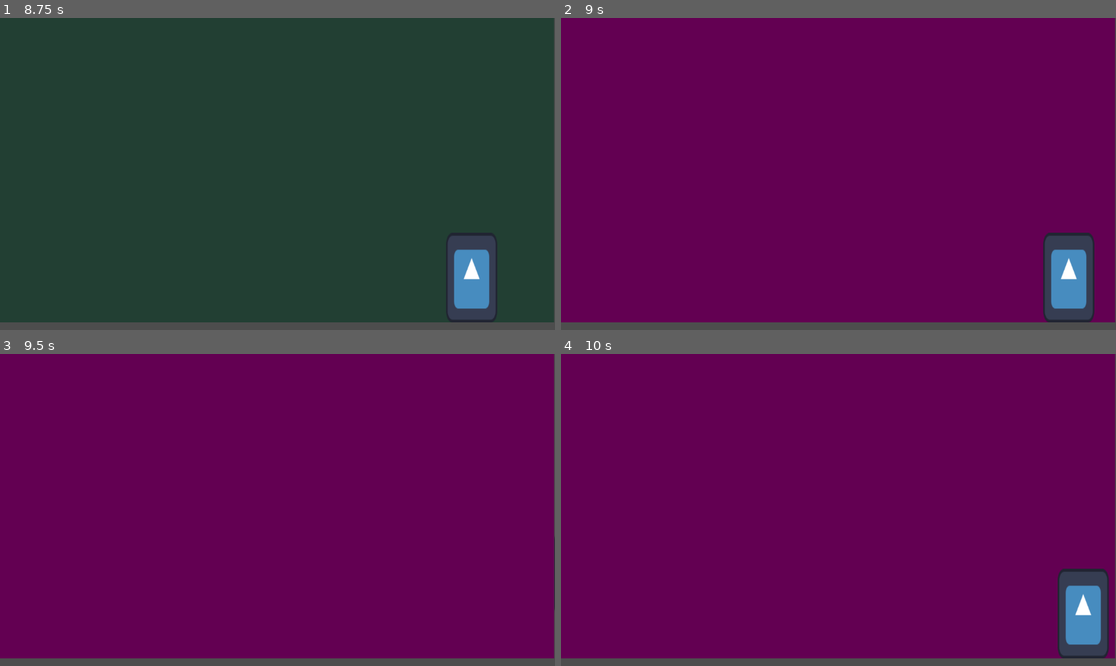
Above: before the commit, frames 1-4 (two rows, left to right).
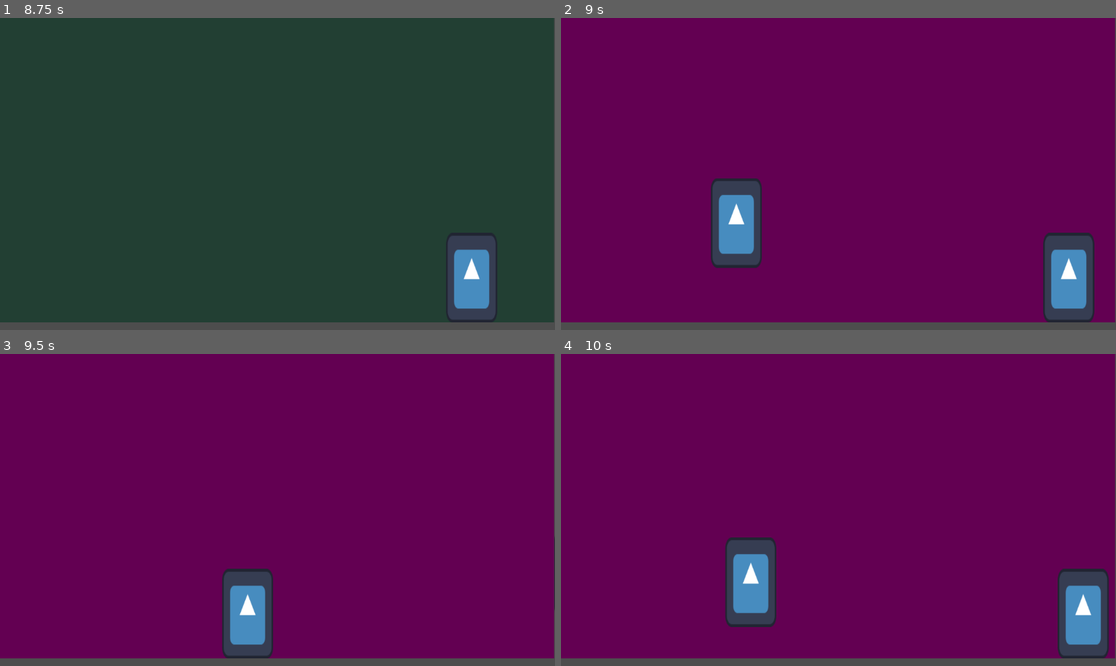
Above: after the commit, the same moments.

Repository: ezemllerwu-ship-it/taggFRFR
Game: Godot game, scene res://scene/room_manager.tscn
Two runs of this game, one before a commit and one after it. Both use one fixed random seed, a clock stepped at 60 frames per second and the inputs below. The engine's default icon, where the game draws it, is replaced by a stand-in: a white triangle on a blue panel in a dark square.
Inputs:
- Up to frame 1 (8.75 s): tap Enter (ui_accept) at 0.5, 0.77, 1.52, 3.02, 3.77, 4.52, 6.02, 6.77, 7.52 s; hold Right (ui_right) 0.53-2.03 s; hold Left (ui_left) 2.03-2.78 s; hold Right (ui_right) 2.78-4.28 s; hold Left (ui_left) 4.28-5.03 s; hold Right (ui_right) 5.03-5.78 s; hold Left (ui_left) 5.78-7.28 s; hold Right (ui_right) from 7.28 s (still down)
- Up to frame 2 (9 s): keep holding Right (ui_right)
- Up to frame 3 (9.5 s): keep holding Right (ui_right); tap Enter (ui_accept) at 9.02 s
- Up to frame 4 (10 s): release Right (ui_right) at 9.53 s; hold Left (ui_left) from 9.53 s (still down); tap Enter (ui_accept) at 9.77 s

Frame 1 is identical in both runs. In frame 2, 2.6% of the frame differs, in the area x 27-37%, y 51-81%; in frame 3, 2.6%; in frame 4, 2.6%, in the area x 29-39%, y 58-88%.
Error before the commit: Cannot call method 'queue_free' on a null value. (res://script/room_1.gd:18)

Commit message:
night night

Diff:
--- a/tag#/scene/room_2.tscn
+++ b/tag#/scene/room_2.tscn
@@ -16,4 +16,4 @@
 shape = SubResource("WorldBoundaryShape2D_kx5kc")
 
 [node name="Marker2D" type="Marker2D" parent="."]
-position = Vector2(588, 310)
+position = Vector2(364, 375)
--- a/tag#/script/room_1.gd
+++ b/tag#/script/room_1.gd
@@ -14,6 +14,5 @@
 	pass
 
 func _on_leve_body_entered(body: Node2D) -> void:
+	queue_free()
 	room_manager.spawn_room()
-	$player.queue_free()
-	room_manager.spawn_player()
--- a/tag#/script/room_manager.gd
+++ b/tag#/script/room_manager.gd
@@ -11,14 +11,13 @@
 func _ready() -> void:
 	wanted_room = room_1
 	spawn_room()
-	spawn_player()
 
 func spawn_room():
+	var children = get_children()
 	var top_node = $"."
 	var room = wanted_room.instantiate()
 	top_node.add_child(room)
-
-
+	spawn_player()
 
 func spawn_player():
 	var player = player.instantiate()
